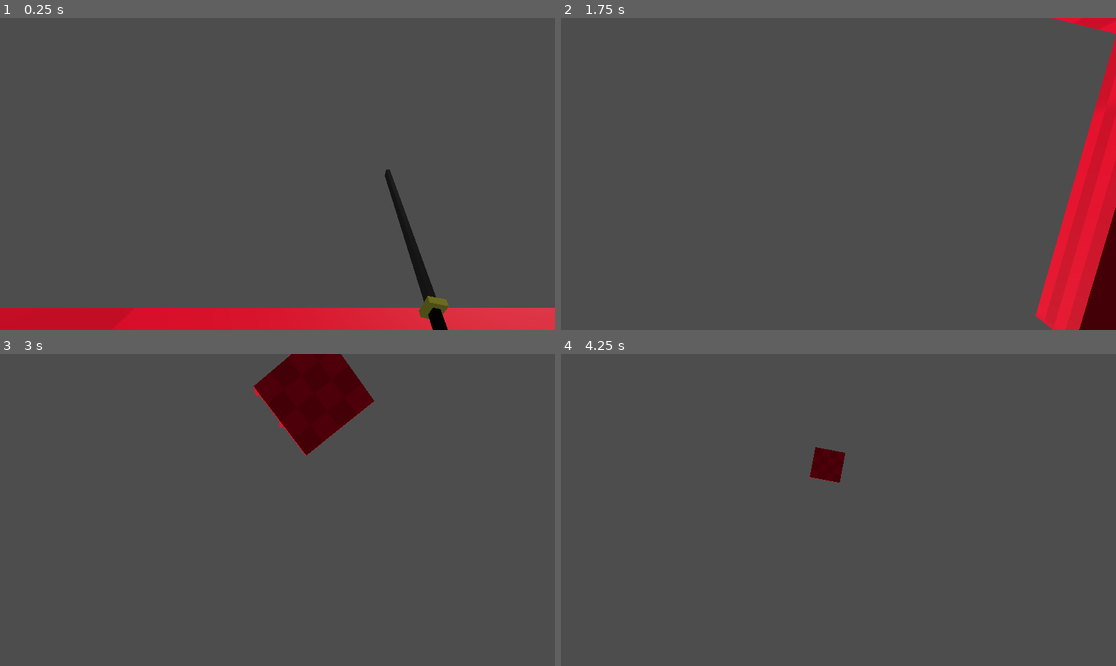
Above: before the commit, frames 1-4 (two rows, left to right).
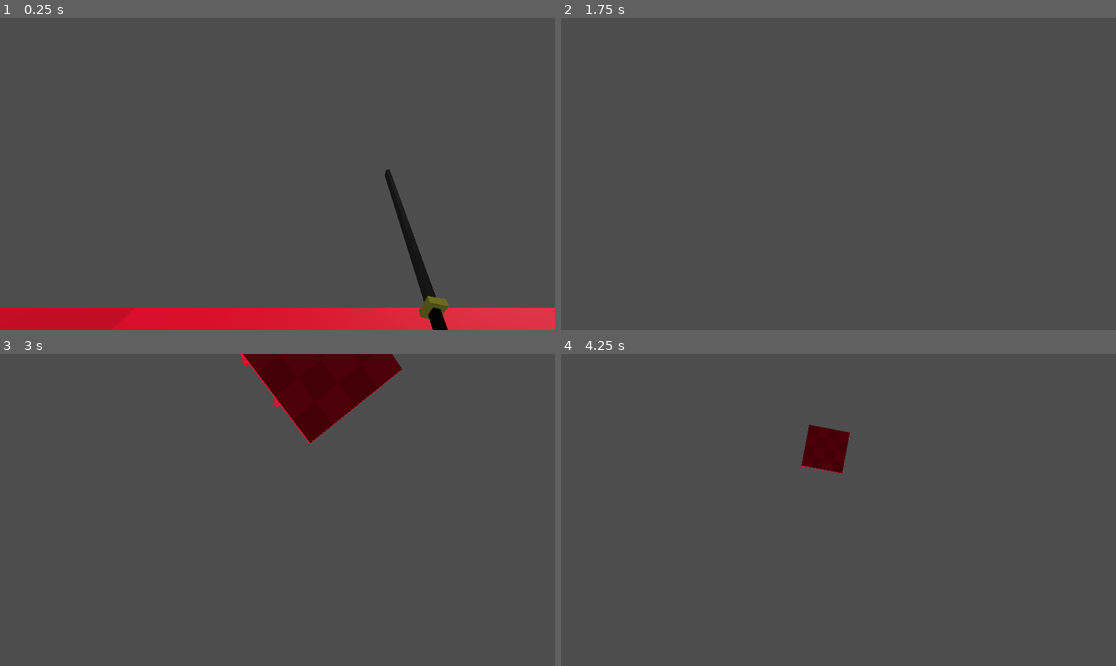
Above: after the commit, the same moments.

Repository: NeeravaNraj/ProjectX
Game: Godot game, scene res://components/levels/test_level.tscn
The game is run twice, just before and just after one commit, with the same random seed, the same clock (stepped at 60 frames per second) and the same inputs.
Inputs (mouse positions are in pixels of both pictures, inside the frame that each line leads up to):
- Up to frame 1 (0.25 s): no input
- Up to frame 2 (1.75 s): tap Enter at 0.5 s; move the mouse to (810, 236) at 0.52 s; press the mouse at (810, 236) at 0.53 s; hold W (move_up) from 0.53 s (still down); tap Space (jump) at 0.77, 1.25, 1.52 s; move the mouse to (877, 177) at 1.27 s; release the mouse at (877, 177) at 1.28 s; click (877, 177) at 1.35 s
- Up to frame 3 (3 s): move the mouse to (233, 506) at 2.02 s; press the mouse at (233, 506) at 2.03 s; move the mouse to (283, 510) at 2.77 s; release W (move_up) at 2.78 s; release the mouse at (283, 510) at 2.78 s; hold A (move_left) from 2.78 s (still down); click (283, 510) at 2.85 s
- Up to frame 4 (4.25 s): tap Space (jump) at 3.02, 3.77 s; move the mouse to (816, 503) at 3.52 s; release A (move_left) at 3.53 s; press the mouse at (816, 503) at 3.53 s; hold W (move_up) from 3.53 s (still down)

The runs differ from the first frame. In frame 2, 7.4% of the frame differs, in the area x 85-100%, y 0-100%; in frame 3, 2.2%; in frame 4, 0.8%.

Commit message:
Increased acceleration and remove deceleration_coef

Diff:
--- a/components/character/player.tscn
+++ b/components/character/player.tscn
@@ -5,7 +5,6 @@
 [ext_resource type="PackedScene" uid="uid://dgm4u8srpwll1" path="res://components/weapon/katana.tscn" id="2_gie0d"]
 [ext_resource type="PackedScene" uid="uid://id84t5a0ya2y" path="res://components/primitives/movement/player_control.tscn" id="3_eti3u"]
 [ext_resource type="PackedScene" uid="uid://b8xoyf57pebhr" path="res://components/primitives/health/health.tscn" id="5_6npmc"]
-[ext_resource type="PackedScene" uid="uid://etn615pvnkve" path="res://components/primitives/health/hit_box.tscn" id="6_5lyy7"]
 
 [sub_resource type="SphereMesh" id="SphereMesh_gie0d"]
 radius = 0.225
@@ -56,12 +55,11 @@
 [node name="Velocity" parent="." unique_id=1034921754 instance=ExtResource("2_b1s2y")]
 unique_name_in_owner = true
 max_speed = 6.0
-acceleration_coef = 15.0
-deceleration_coef = 30.0
+acceleration_coef = 20.0
 
 [node name="PlayerControl" parent="Velocity" unique_id=514334726 instance=ExtResource("3_eti3u")]
 
-[node name="HitBox" parent="." unique_id=764278289 instance=ExtResource("6_5lyy7")]
+[node name="HitBox" type="Area3D" parent="." unique_id=1832605776]
 collision_mask = 2
 
 [node name="AttackShape" type="CollisionShape3D" parent="HitBox" unique_id=1166820792]
--- a/components/primitives/movement/velocity.gd
+++ b/components/primitives/movement/velocity.gd
@@ -2,7 +2,6 @@
 
 @export_range(0.0, 1000.0, 0.01, "or_greater", "hide_control") var max_speed: float = 10.0
 @export var acceleration_coef: float = 50.0
-@export var deceleration_coef: float = 50.0
 @export var gravity := -30.0
 
 var target: CharacterBody3D
